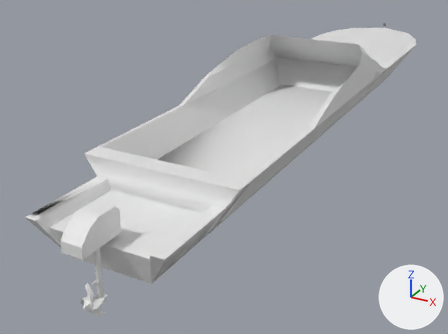
Before and after pictures for a commit that changed the Blender file Q2-Team-21/Assets/Marcus/ModelsAndArt/Boat/Boat.blend.
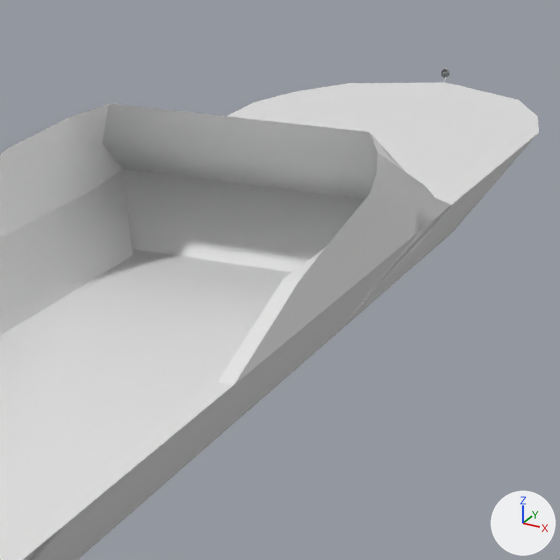
The first picture shows the older version from a 50 mm camera at (28.4, -52.8, 41.6) aimed at (-6.5, 10.7, 9.9). The close-ups show both versions on the part from 52% to 94% of the width and 0% to 56% of the height of that picture; other places that the commit changed are outside them. The lights are fixed; the arrows at lower right show +X, +Y and +Z.

The first close-up shows 'Boat', 'Glass'.
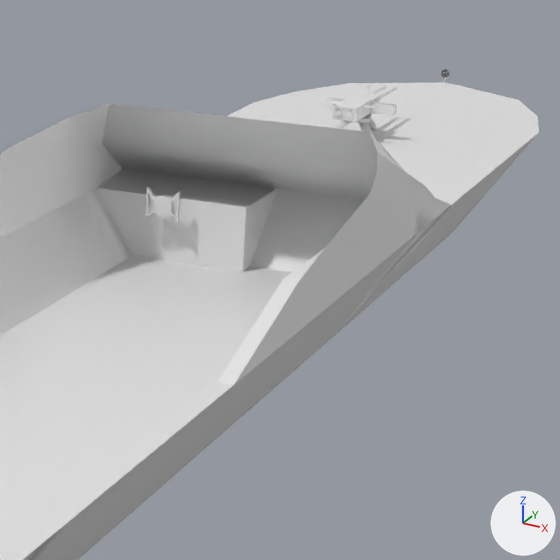
Where the newer file only moved an object's origin or applied its transform, the numbers keep the older frame.

The change, as a diff of the scene's bpy script:
```diff
--- a/Q2-Team-21/Assets/Marcus/ModelsAndArt/Boat/Boat.blend.py
+++ b/Q2-Team-21/Assets/Marcus/ModelsAndArt/Boat/Boat.blend.py
@@ me_plane @@
 me_plane.from_pydata(...)  # 506 vertices, 407 faces, 10 loose edges; spans x -8.0..8.0, y -42.8..37.2, z -11.5..3.4
 # used by ob_boat; location = (0.01, 20.83, 17.45)
 # verts and faces of me_plane; kept vertices keep their numbers, new ones are numbered from 506
 # before: 450 (-7.5, 4.2, 2.5) at pixel (96, 187), 453 (-5.5, 4.2, -0.5) at pixel (132, 255), 504 (-8.0, 8.2, 2.5) at pixel (121, 168)
+# me_plane part 1
+verts[506] = (0.0, 8.2, 2.5)  # pixel (277, 188)
+verts[507] = (0.0, 4.2, 2.5)  # pixel (246, 207)
+verts[508] = (0.0, 4.2, -0.5)  # pixel (242, 271)
+verts[509] = (0.0, 5.2, -0.5)  # pixel (250, 266)
+faces += [(450, 507, 506, 504), (450, 453, 508, 507), (506, 507, 508, 509)]
 me_plane.materials.append(mat_material_001)
@@ me_plane_009 @@
+me_plane_009.from_pydata(...)  # 92 vertices, 56 faces; spans x -2.11..2.36, y 13.73..19.93, z 2.41..3.9
+me_plane_009.polygons.foreach_set('use_smooth', [True] * 56)
+me_plane_009.materials.append(mat_material_001)  # white #e7e7e7
@@ me_plane_008 @@
+me_plane_008.from_pydata(...)  # 36 vertices, 36 faces; spans x -0.79..0.79, y -0.1..0.1, z -0.7..0.75
+me_plane_008.polygons.foreach_set('use_smooth', [True] * 36)
+me_plane_008.materials.append(mat_material_001)  # white #e7e7e7
@@ me_plane_003 @@
+me_plane_003.from_pydata(...)  # 19880 vertices, 20895 faces; spans x -1.8..1.8, y -3.25..4.61, z -0.03..1.2
+me_plane_003.polygons.foreach_set('use_smooth', [True] * 20895)
+me_plane_003.materials.append(mat_material_001)  # white #e7e7e7
@@ ob_tripod @@
+ob_tripod = bpy.data.objects.new('Tripod', me_plane_009)
+ob_tripod.location = (-0.12, 24.02, 17.6)
@@ ob_wheel @@
+ob_wheel = bpy.data.objects.new('Wheel', me_plane_008)
+ob_wheel.location = (-3.75, 24.2, 19.82)
@@ ob_gun @@
+ob_gun = bpy.data.objects.new('Gun', me_plane_003)
+ob_gun.location = (0.0, 41.53, 21.4)
```

Boxes [x1, y1, x2, y2] around the edits, measured in the close-ups (560 x 560 px):
'Gun', added: after [326, 84, 397, 123]
'Wheel', added: after [146, 187, 180, 223]
'Tripod', added: after [331, 113, 378, 138]
part 1 of me_plane, added: after [97, 169, 277, 272]
